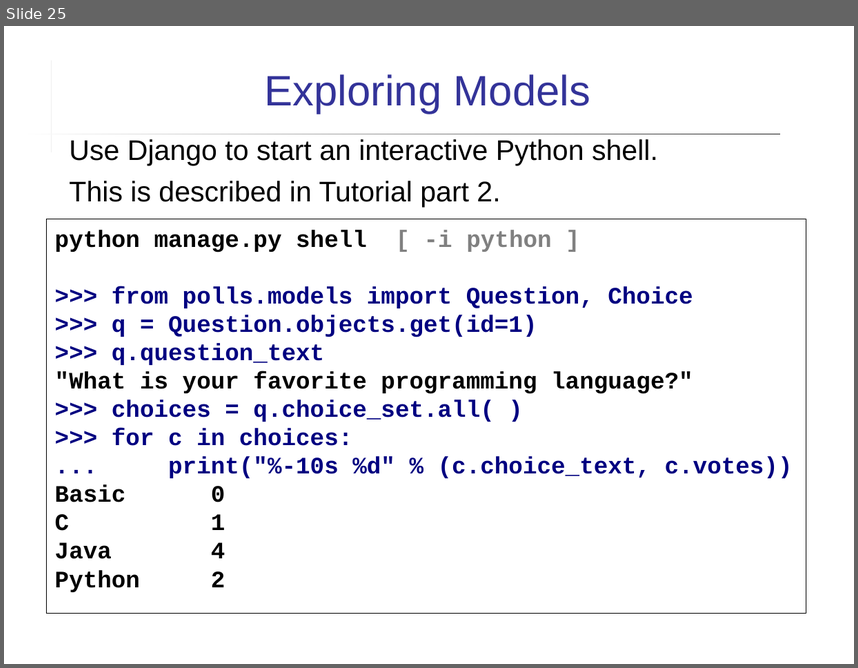
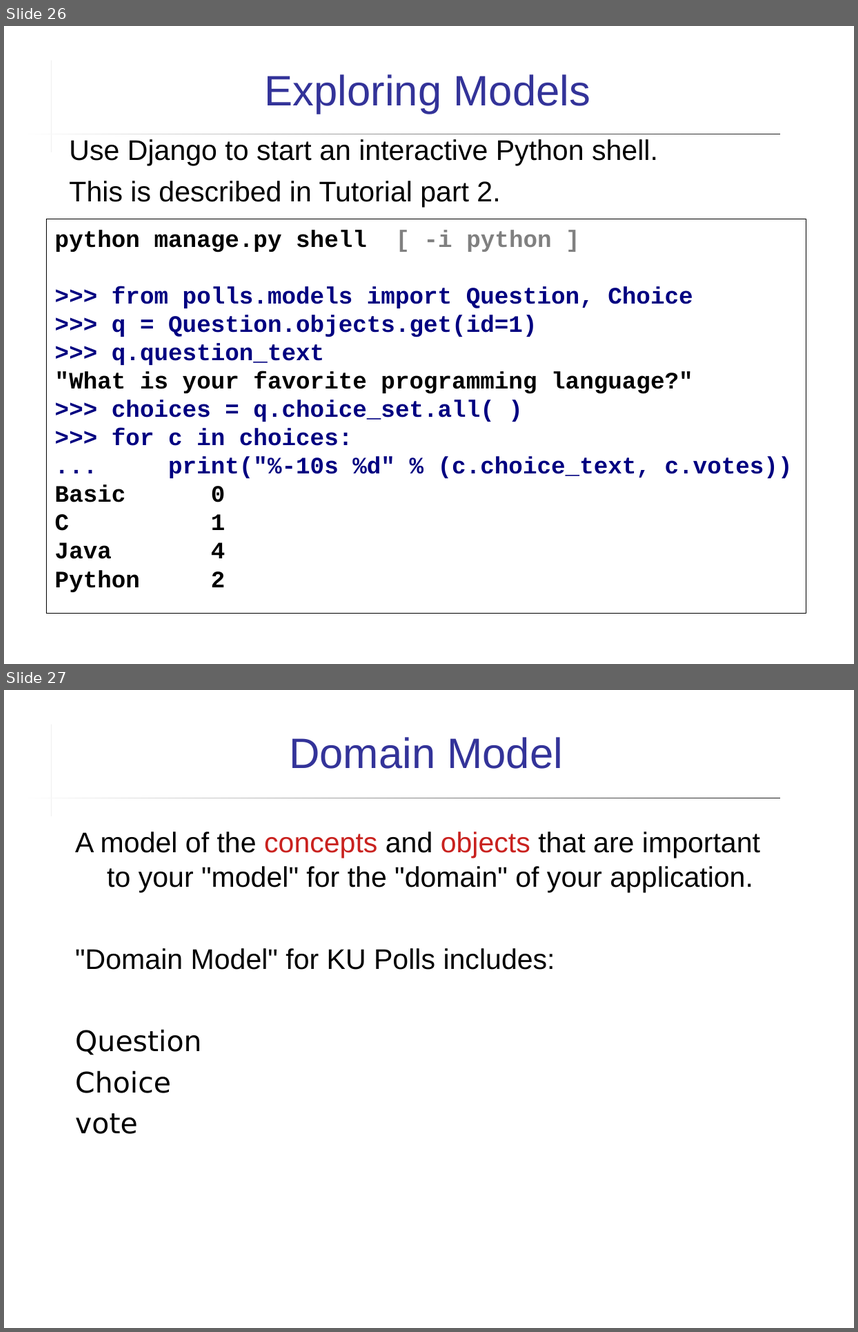
Before and after one commit to cpske/ISP, a slide deck: django/Django-review-1.ppt. Shown one above the other, each under a label of ours: slide 25 before the commit, slides 26 and 27 after it. The pictures are 858x668 and 858x1332 pixels, drawn with LibreOffice and Linux fonts; fonts in the diff are those of the drawing. Boxes give left, top, right and bottom in pixels: in the first picture for what was removed or moved away, otherwise in the second. Text is boxed around its words. In the diff, an @@ line names an element or a change of style, - is before the commit and + after.

Commit message:
update KU Polls Iteration 2

```diff
--- a/django/Django-review-1.ppt
+++ b/django/Django-review-1.ppt
@@ slide 27 added at (4, 690, 854, 1328), background #FFFFFF; not listed: 2 template elements that a slide beside it also shows @@
@@ title added at (289, 737, 563, 769), 36 pt, text #333399 @@
+Domain Model
@@ text added at (75, 831, 760, 1134), 24 pt, text #000000 @@
+A model of the concepts and objects that are important to your "model" for the "domain" of your application.
+"Domain Model" for KU Polls includes:
+Question
+Choice
+vote
@@ what was slide 25 is now slide 26 @@
```
Also in this commit, not shown: 5 slides changed, 2 other slides added, 2 other files.
